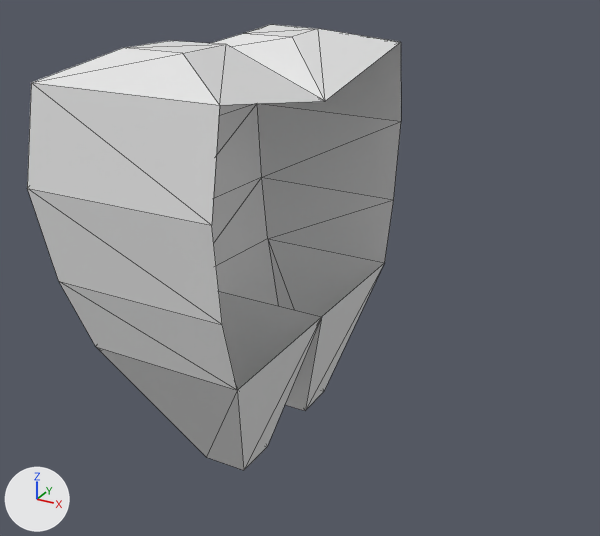
Before and after pictures for a commit that changed the glTF model tooth.glb.
Rendered twice from a 50 mm lens placed at (2.31, -4.51, 1.98), pointed at (-0.12, -0.09, -0.23). Every picture has the same lights, and +X, +Y and +Z are marked at lower left. Mesh edges are drawn as thin lines. Vertices at the same position are counted once.
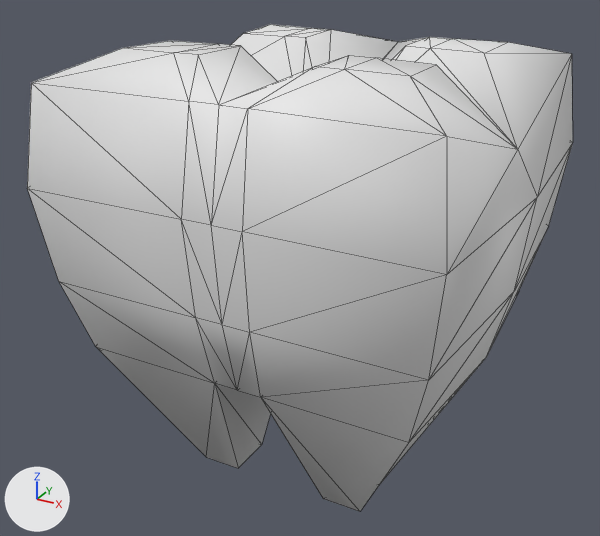
Pixel boxes [x1, y1, x2, y2] of what changed, in the pictures (600 x 536 px):
'Cube', reshaped (46% wider, 9% taller): before [27, 24, 401, 470]; after [27, 24, 573, 512]
part 1 of me_cube, built on: before [27, 24, 401, 470]; after [27, 24, 573, 512]

What changed in the scene script:
```text
Change me_cube:
    used by ob_cube; location = (0.0, 0.0, 0.0)
    remove me_cube.from_pydata(...)  # 38 vertices, 64 faces; spans x -1.34..0.02, y -1.26..1.26, z -1.61..1.24
    add me_cube.from_pydata(...)  # 95 vertices, 184 faces; spans x -1.34..1.34, y -1.26..1.26, z -1.61..1.24
    me_cube part 1
    10 vertices are removed from x -0.46..0.02, y -0.8..1.14, z -1.61..1.24
    44 faces are deleted
    1 vertex moves from x -1.21, y 0.0, z 1.04 to x -1.21, y 0.0, z 0.74
    59 vertices are added at x -0.52..1.34, y -1.26..1.26, z -1.61..1.24
    8 new vertices lie (0.16, 0.0, 0.0) away from vertices in x -0.52..0.36, y -1.07..1.07, z -0.6..1.23
    164 new faces join them
    me_cube part 2: the surface is now shaded smooth
```
